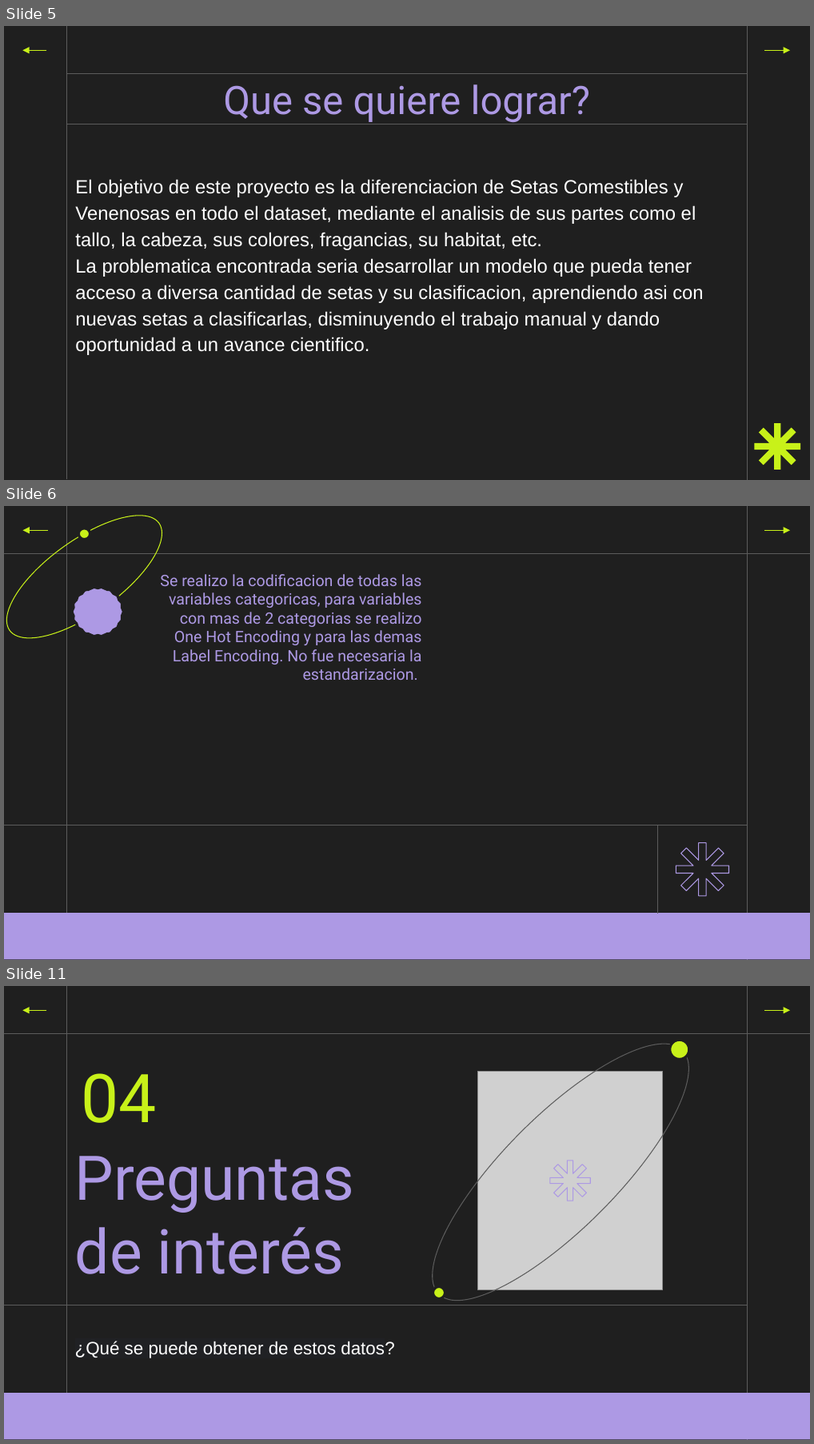
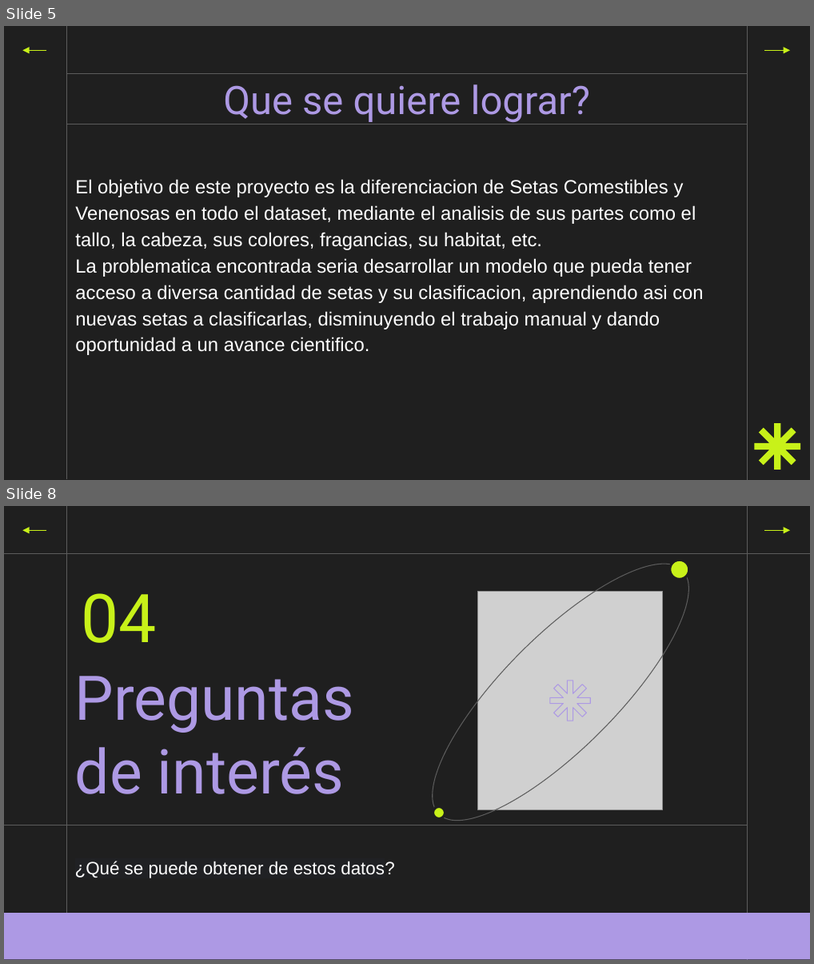
Before and after one commit to Sikriolc/DSCoder, a slide deck: DesafioFinalDS/Presentacion Final.pptx. Shown one above the other, each under a label of ours: slides 5, 6 and 11 before the commit, slides 5 and 8 after it; the slides between them are not shown. The pictures are 814x1444 and 814x964 pixels, drawn with LibreOffice and Linux fonts; fonts in the diff are those of the drawing; grey boxes stand for pictures. Boxes give left, top, right and bottom in pixels: in the first picture for what was removed or moved away, otherwise in the second. Text is boxed around its words. In the diff, an @@ line names an element or a change of style, - is before the commit and + after.

```diff
--- a/DesafioFinalDS/Presentacion Final.pptx
+++ b/DesafioFinalDS/Presentacion Final.pptx
@@ slide 6 removed at box(4, 506, 810, 960), background #1F1F1F; not listed: 4 template elements that a slide beside it also shows @@
@@ ellipse removed at box(4, 506, 181, 660) @@
@@ ellipse removed at box(79, 528, 90, 540) @@
@@ arrow removed from (48, 530) to (22, 530) @@
@@ arrow removed from (766, 530) to (790, 530) @@
@@ title removed at box(160, 574, 422, 680) @@
-Se realizo la codificacion de todas las variables categoricas, para variables con mas de 2 categorias se realizo One Hot Encoding y para las demas Label Encoding. No fue necesaria la estandarizacion.
@@ freeform shape removed at box(72, 588, 124, 636) @@
@@ line removed from (746, 824) to (4, 824) @@
@@ line removed from (658, 913) to (658, 824) @@
@@ freeform shape removed at box(677, 842, 730, 896) @@
@@ what was slide 11 is now slide 8 @@
```
Also in this commit, not shown: 4 slides changed, 2 other slides removed.
